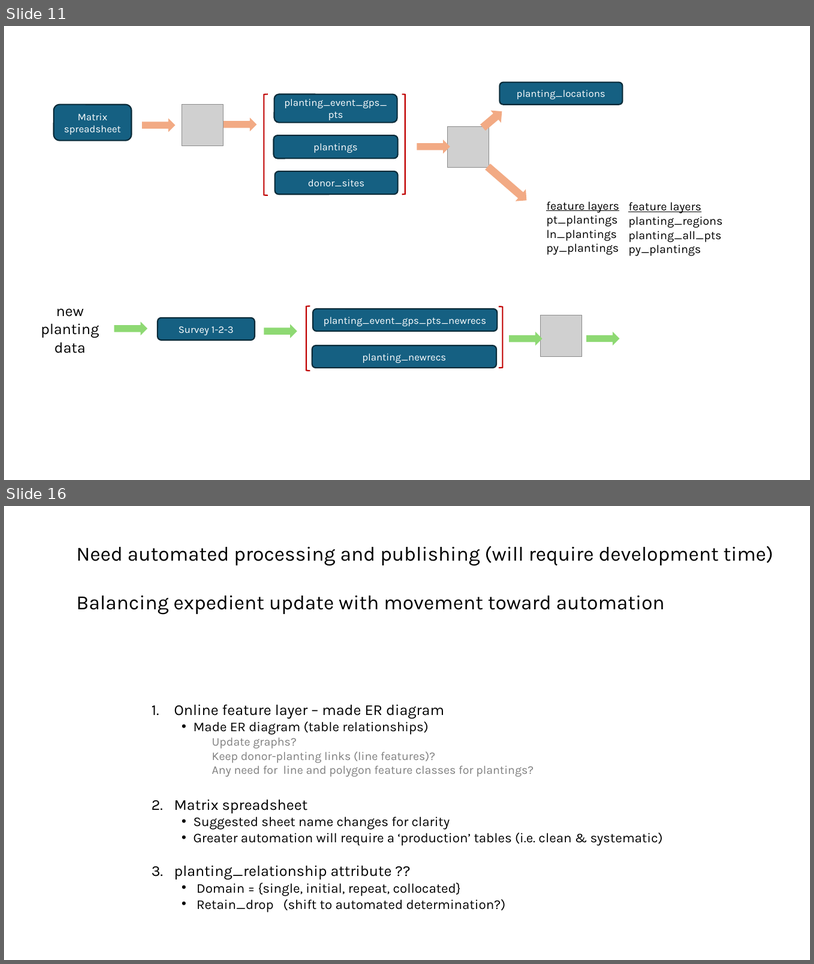
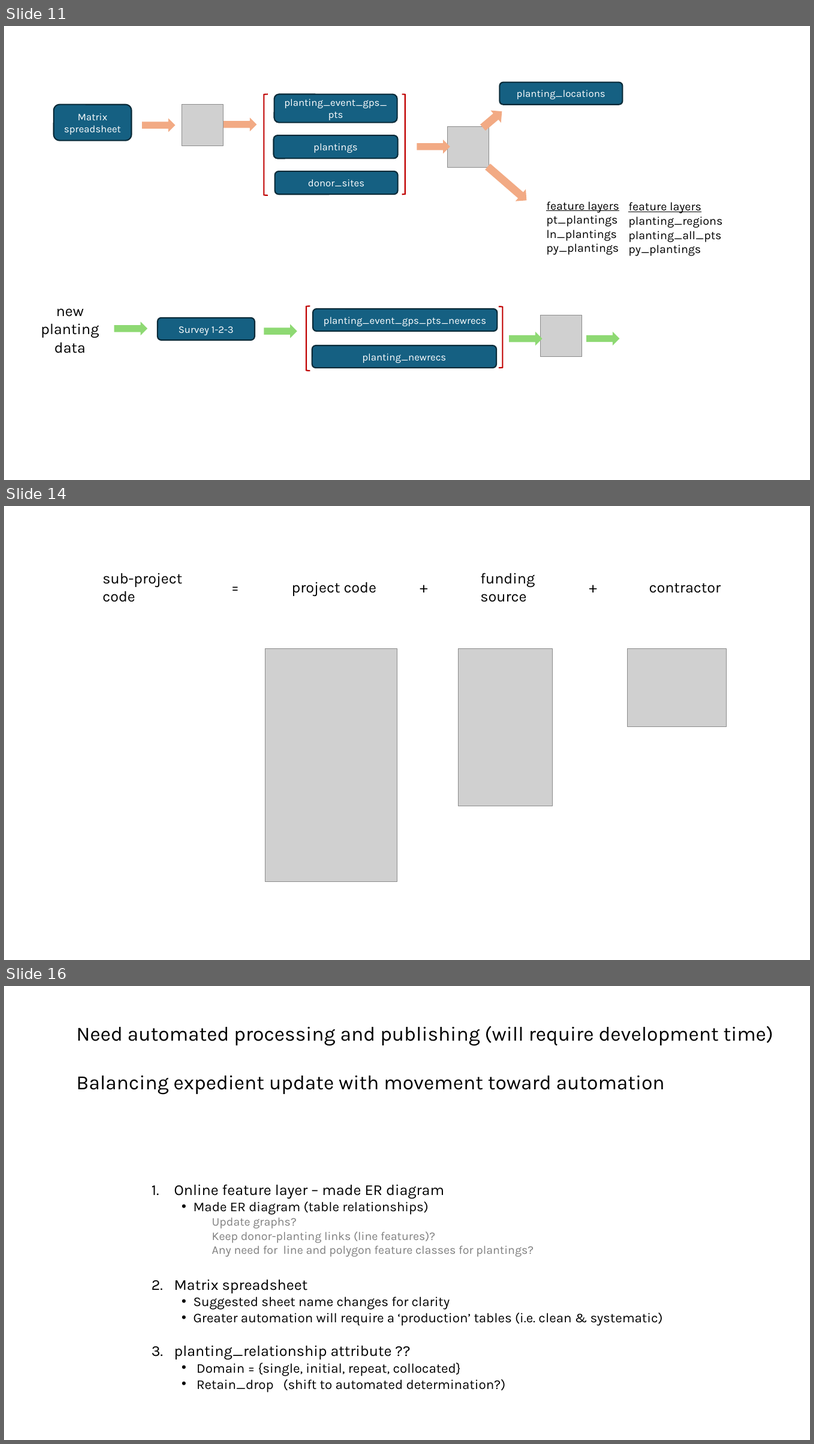
Before and after one commit to WA-Nearshore/seagrass-restoration-processing, a slide deck: docs/seagrass_restoration_storymap_notes.pptx. Shown one above the other, each under a label of ours: slides 11 and 16 before the commit, slides 11, 14 and 16 after it; the slides between them are not shown. The pictures are 814x964 and 814x1444 pixels, drawn with LibreOffice and Linux fonts; fonts in the diff are those of the drawing; grey boxes stand for pictures. Boxes give left, top, right and bottom in pixels: in the first picture for what was removed or moved away, otherwise in the second. Text is boxed around its words. In the diff, an @@ line names an element or a change of style, - is before the commit and + after.

```diff
--- a/docs/seagrass_restoration_storymap_notes.pptx
+++ b/docs/seagrass_restoration_storymap_notes.pptx
@@ slide 14 added at [4,506,810,960], background #FFFFFF @@
@@ text added at [102,573,182,602], 18 pt, text #000000 @@
+sub-project code
@@ text added at [225,575,266,599], 18 pt, text #000000 @@
+=
@@ text added at [414,575,454,599], 18 pt, text #000000 @@
++
@@ text added at [480,573,535,602], 18 pt, text #000000 @@
+funding source
@@ text added at [584,575,623,599], 18 pt, text #000000 @@
++
@@ text added at [292,582,377,596], 18 pt, text #000000 @@
+project code
@@ text added at [650,583,722,593], 18 pt, text #000000 @@
+contractor
@@ picture added at [266,649,397,882] @@
@@ picture added at [458,649,552,806] @@
@@ picture added at [629,649,728,727] @@
```
Also in this commit, not shown: 3 slides changed, 1 other slide added, 2 slides removed.
